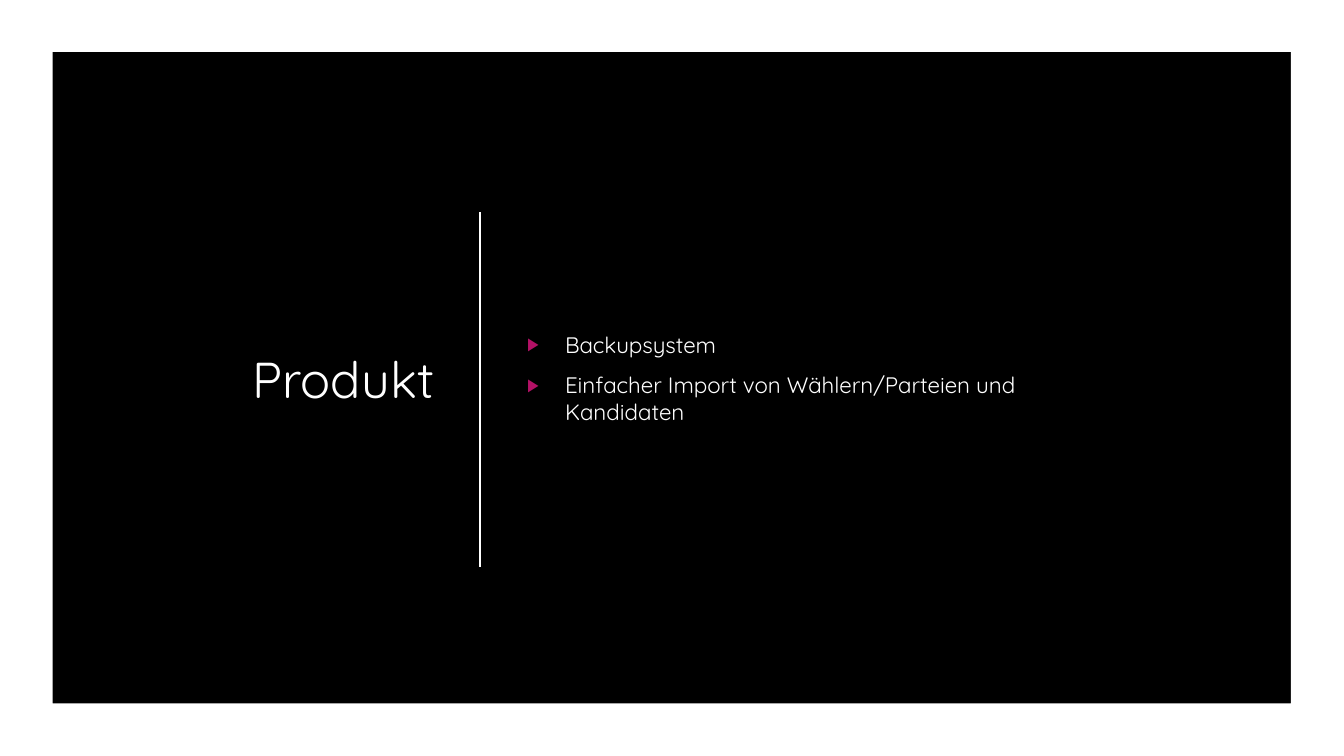
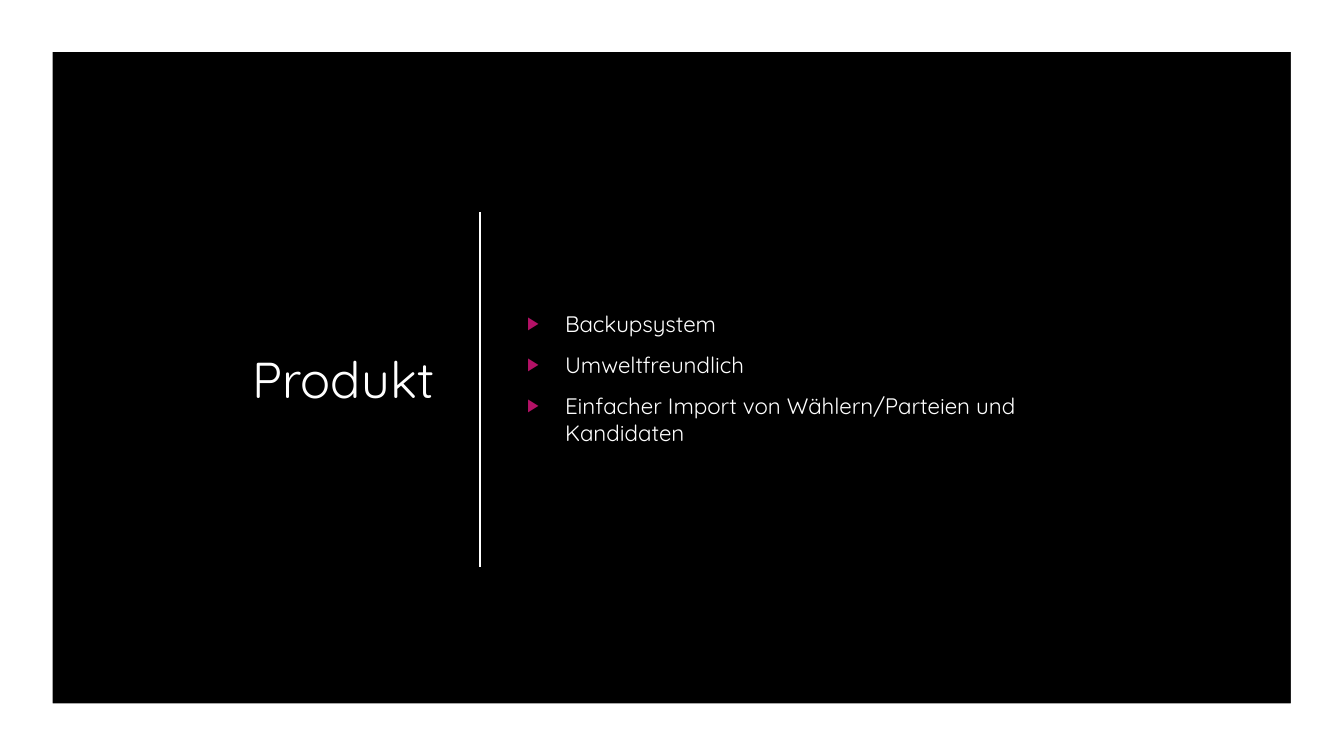
Before and after one commit to yourChoiceHO/Documentation, a slide deck: slide 3 of Präsentation/YourChoice.pptx. Drawn at 1344x756 pixels with LibreOffice and Linux fonts; fonts in the diff are those of the drawing; background and template pictures are left out. Boxes give left, top, right and bottom in pixels: in the first picture for what was removed or moved away, otherwise in the second. Text is boxed around its words. In the diff, an @@ line names an element or a change of style, - is before the commit and + after.

```diff
--- a/Präsentation/YourChoice.pptx
+++ b/Präsentation/YourChoice.pptx
@@ text at bbox=[565, 356, 744, 374]: paragraph added @@
+▶ Umweltfreundlich
```
Also in this commit, not shown: 2 other slides changed, 3 slides added, 5 slides removed.
